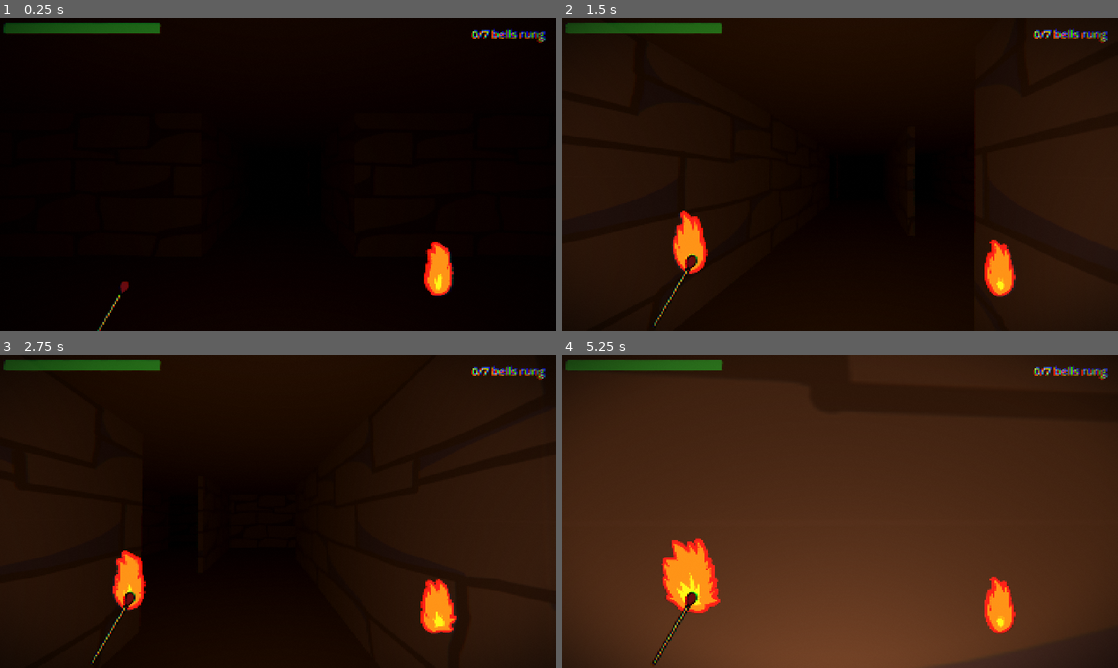
Above: before the commit, frames 1-4 (two rows, left to right).
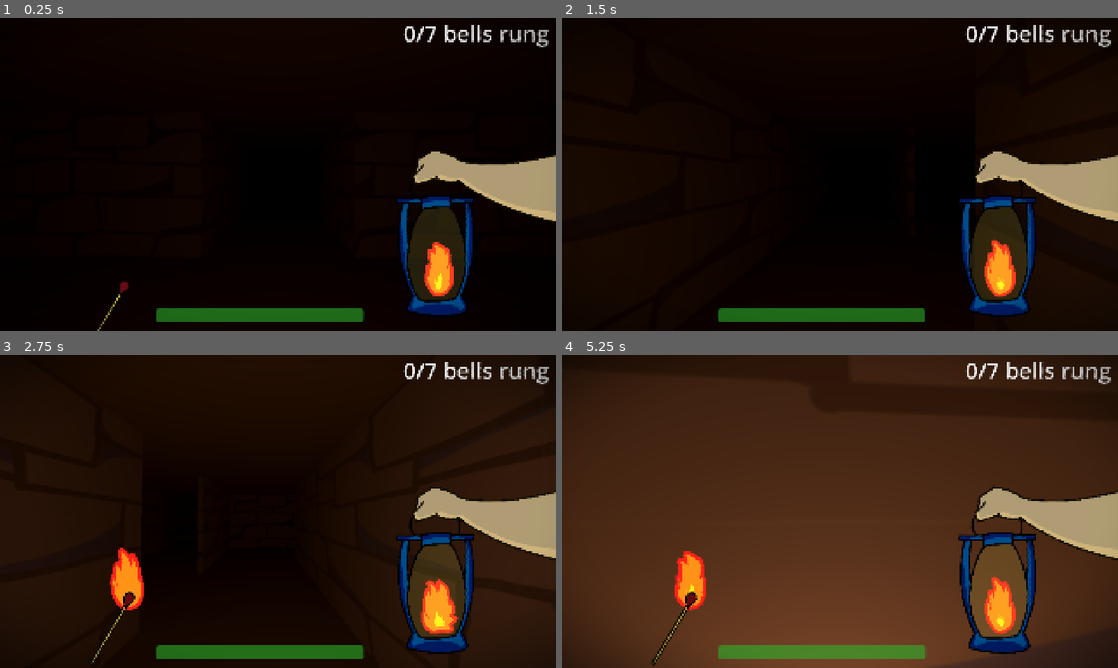
Above: after the commit, the same moments.

Repository: AvenirTheArtist/MazeGame
Game: Godot game, scene res://maps/maze_level.tscn
Same seed, same stepped clock (60 frames per second), same inputs: the game is played once before the commit and once after it.
Inputs (mouse positions are in pixels of both pictures, inside the frame that each line leads up to):
- Up to frame 1 (0.25 s): no input
- Up to frame 2 (1.5 s): tap Enter (ui_accept) at 0.5, 0.6, 0.77, 1.07 s; move the mouse to (867, 174) at 0.52 s; hold W (forward) from 0.53 s (still down); move the mouse to (812, 174) at 1.27 s; tap Shift (sprint) at 1.35 s
- Up to frame 3 (2.75 s): keep holding W (forward); tap Enter (ui_accept) at 1.52, 1.55, 1.82, 2.1 s; move the mouse to (289, 505) at 2.02 s
- Up to frame 4 (5.25 s): keep holding W (forward); move the mouse to (834, 517) at 2.77 s; tap Shift (sprint) at 2.85, 4.35 s; tap Enter (ui_accept) at 3.02, 3.05, 3.32, 3.6, 3.77, 4.07, 4.52, 4.55, 4.82, 5.1 s; move the mouse to (878, 514) at 3.52 s; move the mouse to (795, 508) at 4.27 s; move the mouse to (845, 511) at 5.02 s

The runs differ from the first frame. In frame 1, 9.8% of the frame differs, in the area x 0-100%, y 1-100%; in frame 2, 9.7%; in frame 3, 11%; in frame 4, 12%.

Commit message:
random changes commit
changed stamina bar to be at bottom
did some changes to matchstickgui.gd
added a few sounds in the sounds folder

Diff:
--- a/player_stuff/gui.tscn
+++ b/player_stuff/gui.tscn
@@ -5,7 +5,7 @@
 [ext_resource type="Texture2D" uid="uid://cn147efb2m4d3" path="res://images/firesprite.png" id="3_a72ct"]
 [ext_resource type="Script" uid="uid://dud7j7dedy5td" path="res://scripts/matchstickgui.gd" id="3_fldqh"]
 [ext_resource type="Texture2D" uid="uid://dslrupb447ixa" path="res://images/burntmatchstick.png" id="4_6uk0c"]
-[ext_resource type="Texture2D" uid="uid://cmx6wfby2ryjh" path="res://images/litlantern.png" id="6_y0ual"]
+[ext_resource type="Texture2D" uid="uid://cmx6wfby2ryjh" path="res://images/litlantern.png" id="6_fffk0"]
 [ext_resource type="Shader" uid="uid://c7w2wwk2il3nn" path="res://gui_pixelated.gdshader" id="6_y0ual"]
 
 [sub_resource type="Animation" id="Animation_y0ual"]
@@ -38,10 +38,26 @@
 "values": [Vector2(100, 100), Vector2(170, -235)]
 }
 
+[sub_resource type="Animation" id="Animation_fffk0"]
+resource_name = "matchgoingdown"
+tracks/0/type = "value"
+tracks/0/imported = false
+tracks/0/enabled = true
+tracks/0/path = NodePath("matchstickgui:position")
+tracks/0/interp = 1
+tracks/0/loop_wrap = true
+tracks/0/keys = {
+"times": PackedFloat32Array(0, 1),
+"transitions": PackedFloat32Array(0.17, 1),
+"update": 0,
+"values": [Vector2(170, -235), Vector2(100, 100)]
+}
+
 [sub_resource type="AnimationLibrary" id="AnimationLibrary_y0ual"]
 _data = {
 &"RESET": SubResource("Animation_y0ual"),
-&"matchcomingup": SubResource("Animation_6uk0c")
+&"matchcomingup": SubResource("Animation_6uk0c"),
+&"matchgoingdown": SubResource("Animation_fffk0")
 }
 
 [sub_resource type="AtlasTexture" id="AtlasTexture_a72ct"]
@@ -100,13 +116,13 @@
 [sub_resource type="ShaderMaterial" id="ShaderMaterial_fffk0"]
 shader = ExtResource("6_y0ual")
 shader_parameter/resolution_x = 320
-shader_parameter/resolution_y = 240
+shader_parameter/resolution_y = 180
 shader_parameter/color_bit_depth = 8
-shader_parameter/dither_strength = 0.01
+shader_parameter/dither_strength = 0.0
 shader_parameter/jitter_amount = 0.001
 shader_parameter/jitter_speed = 1.2
-shader_parameter/jitter_frequency = 180.0
-shader_parameter/chromatic_aberration_strength = 0.0050000002375
+shader_parameter/jitter_frequency = 200.0
+shader_parameter/chromatic_aberration_strength = 0.0
 shader_parameter/vignette_strength = 0.8
 shader_parameter/vignette_radius = 0.9
 
@@ -135,15 +151,6 @@
 offset_right = 450.0
 offset_bottom = 30.0
 
-[node name="stamina" type="ProgressBar" parent="topleft" unique_id=1126781877]
-modulate = Color(0.23921569, 1, 0.23921569, 1)
-layout_mode = 0
-offset_left = 12.0
-offset_top = 16.0
-offset_right = 462.0
-offset_bottom = 46.0
-show_percentage = false
-
 [node name="topright" type="Control" parent="." unique_id=56690247]
 layout_mode = 1
 anchors_preset = 1
@@ -154,12 +161,15 @@
 grow_horizontal = 0
 
 [node name="bells_collected" type="Label" parent="topright" unique_id=533205816]
-layout_mode = 0
-offset_left = -267.0
-offset_top = 24.0
-offset_right = 9.0
-offset_bottom = 69.0
-theme_override_font_sizes/font_size = 32
+layout_mode = 1
+anchors_preset = 1
+anchor_left = 1.0
+anchor_right = 1.0
+offset_left = -439.0
+offset_right = -20.0
+offset_bottom = 88.0
+grow_horizontal = 0
+theme_override_font_sizes/font_size = 64
 text = "0/0 bells rung"
 horizontal_alignment = 2
 
@@ -229,7 +239,7 @@
 offset_right = 582.0
 offset_bottom = 540.99994
 scale = Vector2(0.47235283, 0.47235283)
-texture = ExtResource("6_y0ual")
+texture = ExtResource("6_fffk0")
 
 [node name="fireanim" type="AnimatedSprite2D" parent="bottomright/lantern" unique_id=2112771734]
 z_index = -1
@@ -241,16 +251,42 @@
 offset = Vector2(0, -200)
 
 [node name="CanvasLayer" type="CanvasLayer" parent="." unique_id=24843649]
+layer = 5
+
+[node name="ColorRect" type="ColorRect" parent="CanvasLayer" unique_id=885447942]
+material = SubResource("ShaderMaterial_fffk0")
+anchors_preset = 15
+anchor_right = 1.0
+anchor_bottom = 1.0
+grow_horizontal = 2
+grow_vertical = 2
+
+[node name="bottommiddle" type="Control" parent="." unique_id=406630806]
+layout_mode = 1
+anchors_preset = 7
+anchor_left = 0.5
+anchor_top = 1.0
+anchor_right = 0.5
+anchor_bottom = 1.0
+grow_horizontal = 2
+grow_vertical = 0
+
+[node name="stamina" type="ProgressBar" parent="bottommiddle" unique_id=1126781877]
+modulate = Color(0.23921569, 1, 0.23921569, 1)
+layout_mode = 1
+anchors_preset = 7
+anchor_left = 0.5
+anchor_top = 1.0
+anchor_right = 0.5
+anchor_bottom = 1.0
+offset_left = -350.99997
+offset_top = -64.0
+offset_right = 99.00003
+offset_bottom = -34.0
+grow_horizontal = 2
+grow_vertical = 0
+scale = Vector2(1.3288503, 1.3288503)
+show_percentage = false
 
 [connection signal="animation_finished" from="bottomleft/matchstickgui/fireanim" to="bottomleft/matchstickgui" method="_on_fireanim_animation_finished"]
-
-[node name="ColorRect" type="ColorRect" parent="." unique_id=885447942]
-material = SubResource("ShaderMaterial_fffk0")
-layout_mode = 1
-anchors_preset = 15
-anchor_right = 1.0
-anchor_bottom = 1.0
-grow_horizontal = 2
-grow_vertical = 2
-
 [connection signal="timeout" from="bottomleft/matchstickgui/burnouttimer" to="bottomleft/matchstickgui" method="_on_burnouttimer_timeout"]
--- a/scripts/gui.gd
+++ b/scripts/gui.gd
@@ -5,7 +5,7 @@
 @onready var animplayer: AnimationPlayer = $AnimationPlayer
 @onready var topleft = {
 	"hp": $topleft/hp,
-	"stamina": $topleft/stamina
+	"stamina": $bottommiddle/stamina
 }
 @onready var topright = {
 	"bells": $topright/bells_collected
--- a/scripts/matchstickgui.gd
+++ b/scripts/matchstickgui.gd
@@ -42,8 +42,16 @@
 			texture = null
 
 func start_burning() -> void:
+	if current_stage == stages.LIT:
+		return
 	if Global.player.matchstick_amount <= 0:
 		return
+	if current_stage == stages.LIT:
+		Global.player.matchstick_amount -= 1
+	animplayer.play("matchgoingdown")
+	animplayer.queue("matchcomingup")
+	await animplayer.animation_changed
+
 	Global.player.change_lantern_brightness(2.5)
 	burnouttimer.start(matchstick_health)
 	current_stage = stages.LIT
Not shown, added: sounds/fire_light_up.mp3.import
Not shown, removed: sounds/vroosh.MP3.import
Not shown, added: sounds/vroosh.wav.import
Not shown, added: sounds/fire_light_up.mp3
Not shown, removed: sounds/vroosh.MP3
Not shown, added: sounds/vroosh.wav
